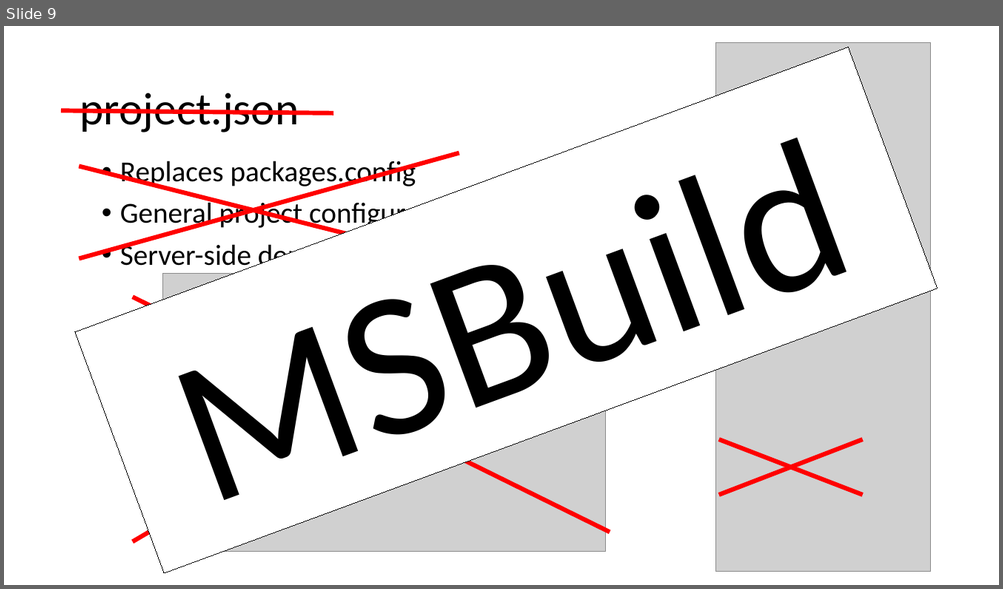
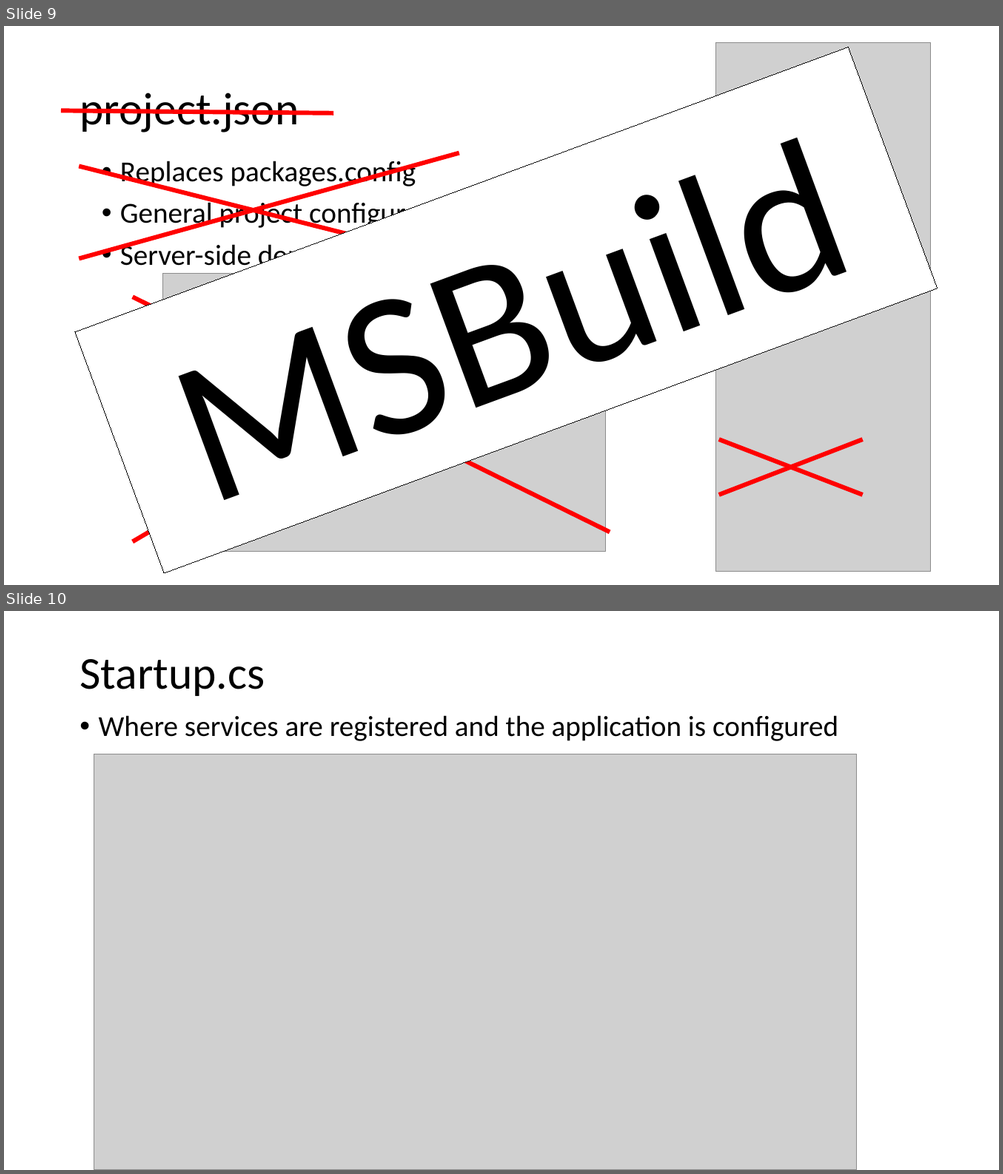
Before and after one commit to schneidenbach/Angular2-AspNetCore-TypeScript-Workshop, a slide deck: slides/7 - ASP.NET Core.pptx. Shown one above the other, each under a label of ours: slide 9 before the commit, slides 9 and 10 after it. The pictures are 1003x589 and 1003x1174 pixels, drawn with LibreOffice and Linux fonts; fonts in the diff are those of the drawing; grey boxes stand for pictures. Boxes give left, top, right and bottom in pixels: in the first picture for what was removed or moved away, otherwise in the second. Text is boxed around its words. In the diff, an @@ line names an element or a change of style, - is before the commit and + after.

```diff
--- a/slides/7 - ASP.NET Core.pptx
+++ b/slides/7 - ASP.NET Core.pptx
@@ slide 10 added at <box>4,611,999,1170</box>, background #FFFFFF @@
@@ title added at <box>79,659,264,696</box>, 44 pt, text #000000 @@
+Startup.cs
@@ text added at <box>99,715,838,741</box>, 28 pt, text #000000 @@
+• Where services are registered and the application is configured
@@ picture added at <box>94,755,856,1170</box> @@
```
Also in this commit, not shown: 3 other slides added, 4 slides removed, 1 other file.
